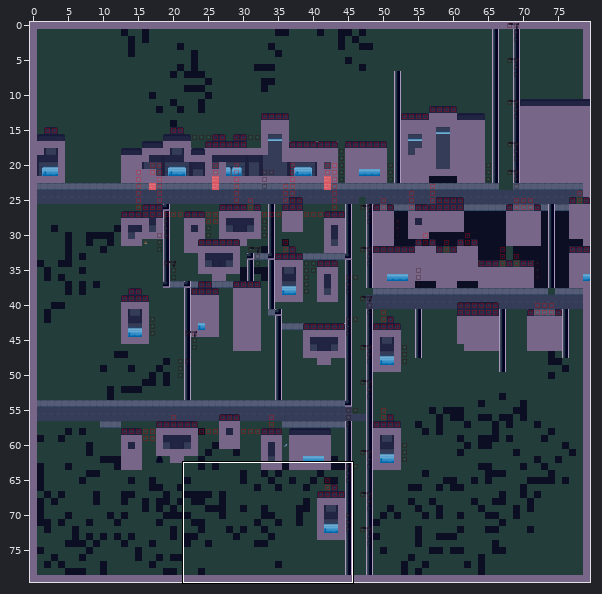
An edit to a level. Tiled map, tiledMaps/City.tmx. Above, an overview of the earlier version with the close-up marked.
Close-up. Old version:
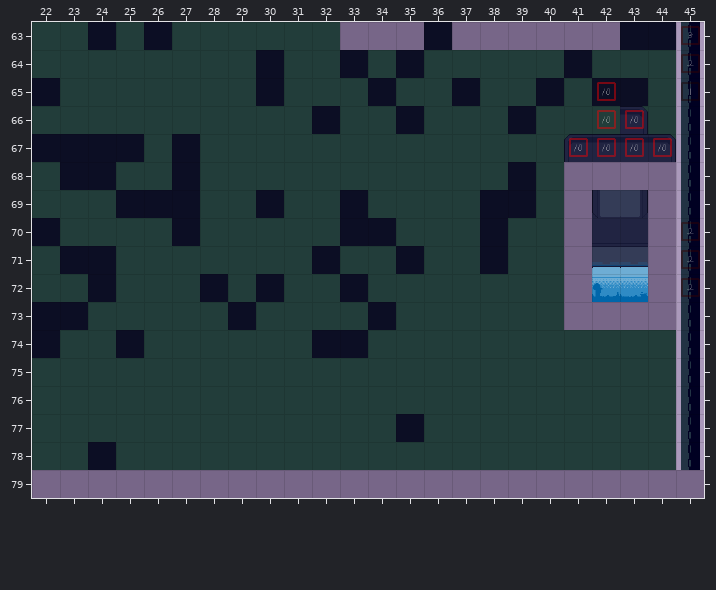
Cells are 40x40 px. Shown: x 22..45, y 63..79. The commit also changed other parts of the map, which this record leaves out.
Now the later version:
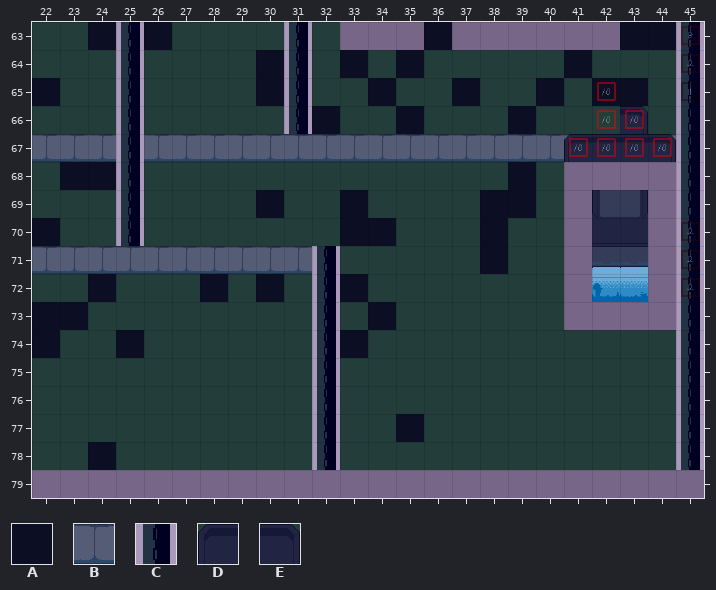
Key: from "AllTiles": A 0, B 3, C 5, D 25, E 27.
_ is an empty cell.
The exact change:
Layer "Ground":
y 63..66: x 25 _ -> C; x 31 _ -> C
y 67: x 22..41 AAAA_A_____________D -> BBBCBBBBBBBBBBBBBBBB; x 44 E -> B
y 68: x 25 _ -> C; x 27 A -> _
y 69: x 25..27 AAA -> C__
y 70: x 25 _ -> C; x 27 A -> _
y 71: x 22..32 _AA_______A -> BBBBBBBBBBC; x 35 A -> _
y 72: x 32 _ -> C
y 73: x 29 A -> _; x 32 _ -> C
y 74: x 32 A -> C
y 75..78: x 32 _ -> C
